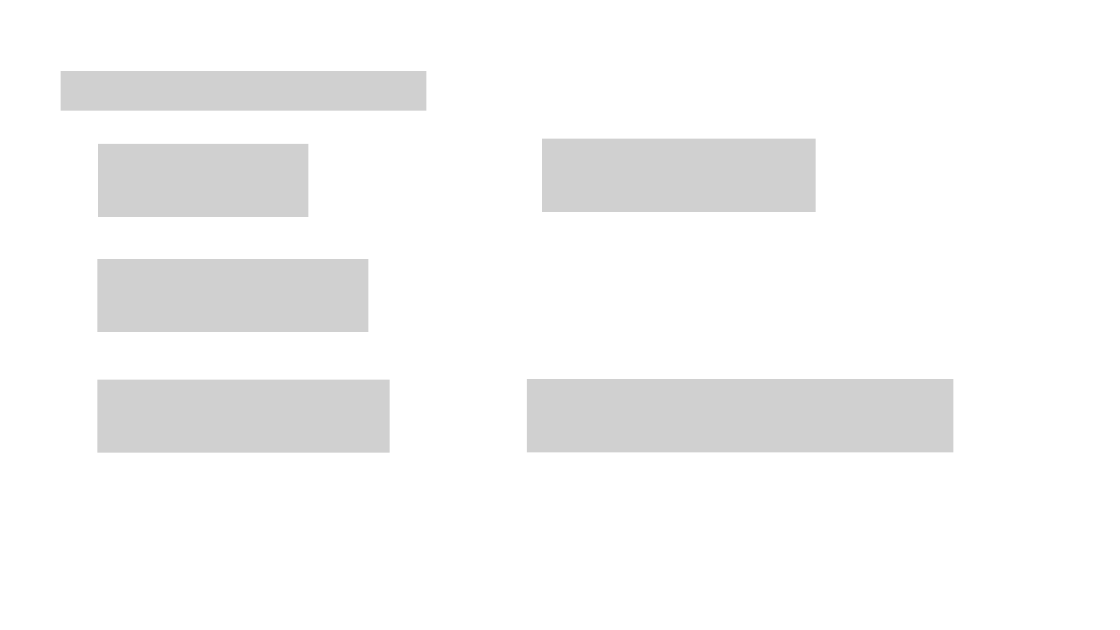
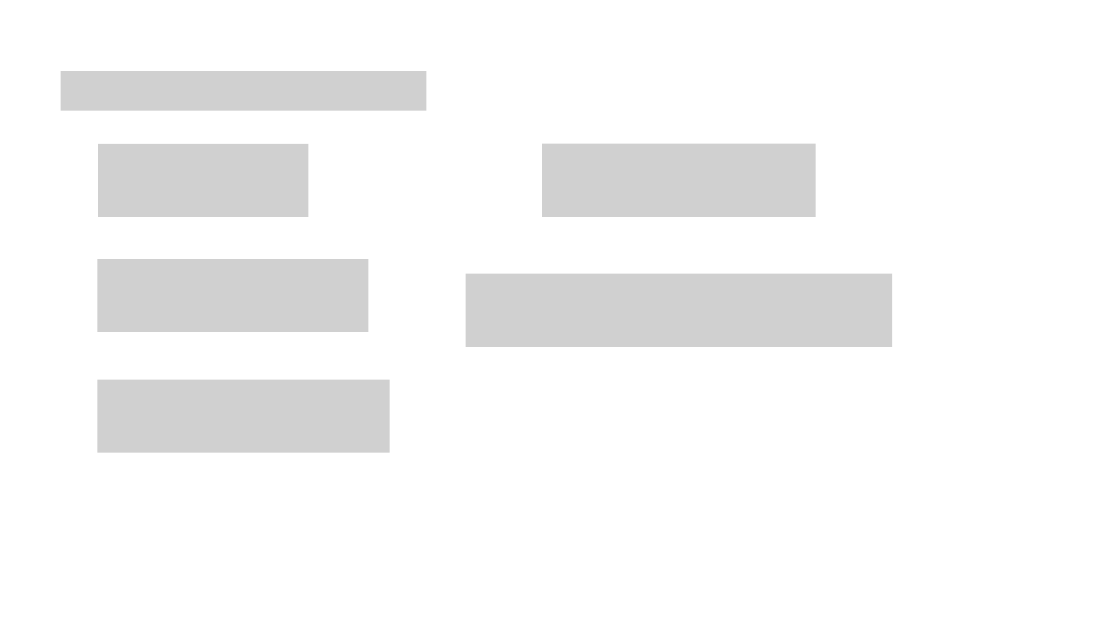
Before and after one commit to alanmenchaca/actm_algorithms, a slide deck: slide 1 of docu/mejoras/slides.pptx. Drawn at 1120x630 pixels with LibreOffice and Linux fonts; fonts in the diff are those of the drawing; grey boxes stand for pictures. Boxes give left, top, right and bottom in pixels: in the first picture for what was removed or moved away, otherwise in the second. Text is boxed around its words. In the diff, an @@ line names an element or a change of style, - is before the commit and + after.

```diff
--- a/docu/mejoras/slides.pptx
+++ b/docu/mejoras/slides.pptx
@@ picture: place and size @@
-picture at [542, 139, 816, 212]
+picture at [542, 144, 816, 217]
@@ picture added at [465, 274, 892, 347] @@
@@ picture removed at [527, 379, 954, 452] @@
```
Also in this commit, not shown: 1 other slide changed, 2 slides added, 5 other files.
